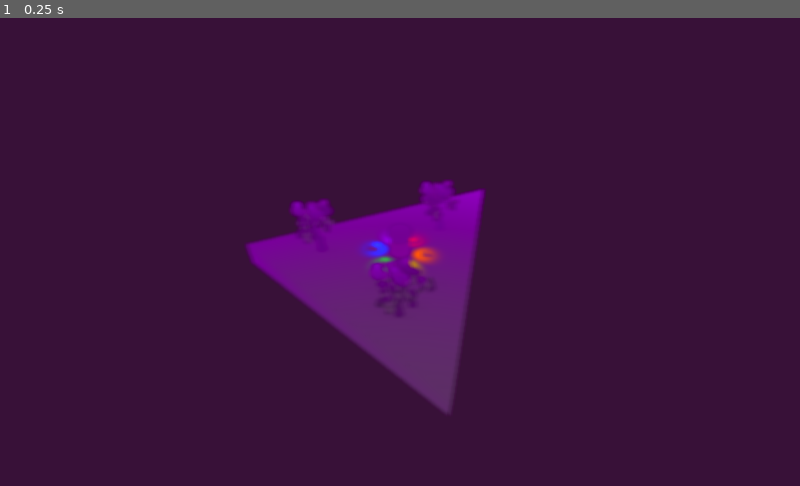
Above: before the commit, frame 1.
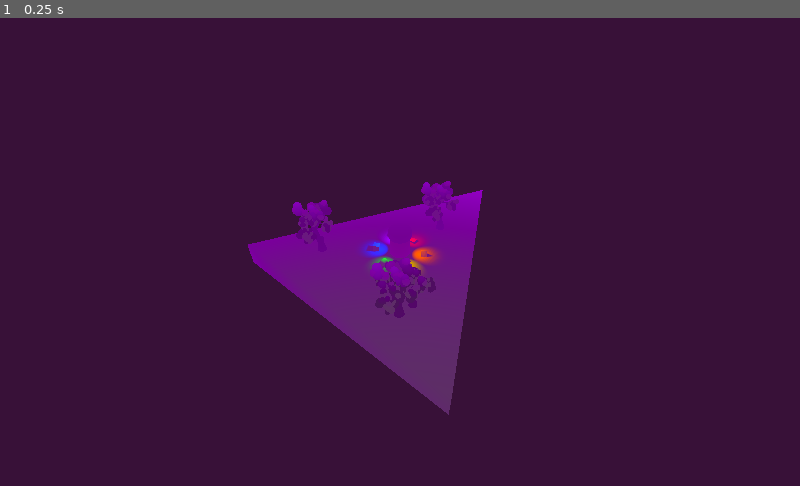
Above: after the commit, the same moment.

Repository: catpouch/navquest3d-unblinky
Game: Godot game, scene res://Main/Main.tscn
The game is run twice, just before and just after one commit, with the same random seed, the same clock (stepped at 60 frames per second) and the same inputs.
Inputs:
- Up to frame 1 (0.25 s): no input

The runs differ from the first frame. In frame 1, 0.6% of the frame differs, in the area x 30-61%, y 34-85%.

Commit message:
screenshots
took screenshots
they are very important

Diff:
--- a/Code/Main/Main.tscn
+++ b/Code/Main/Main.tscn
@@ -9,6 +9,7 @@
 
 [node name="Camera" type="Camera" parent="CameraPivot"]
 transform = Transform( 1, 0, 0, 0, 1, 0, 0, -2.98023e-08, 1, 7.62939e-06, 0, 119.938 )
+visible = false
 fov = 66.0
 far = 300.1
 
--- a/Code/Scenes/NavQuest.tscn
+++ b/Code/Scenes/NavQuest.tscn
@@ -21,11 +21,9 @@
 fog_height_curve = 0.933031
 tonemap_mode = 2
 auto_exposure_enabled = true
-ssao_enabled = true
 ssao_intensity = 13.7
 ssao_light_affect = 0.21
 ssao_color = Color( 0.0823529, 0, 0.0862745, 1 )
-dof_blur_far_enabled = true
 dof_blur_far_distance = 46.67
 dof_blur_far_transition = 15.0
 dof_blur_near_distance = 15.0
@@ -150,76 +148,76 @@
 mesh = SubResource( 9 )
 material/0 = SubResource( 4 )
 
+[node name="LightPivot" type="Spatial" parent="Primatives"]
+transform = Transform( 3.69355, 0, 0, 0, 1.25928, 0, 0, 0, 3.69355, 0, 11.2826, 0 )
+
+[node name="SpotLight" type="SpotLight" parent="Primatives/LightPivot"]
+transform = Transform( 0.270742, 0, 0, 0, -0.433592, 0.665282, 0, -0.226821, -0.147829, 0, -4.48861, 1.00003 )
+light_color = Color( 0.0117647, 0.207843, 0, 1 )
+shadow_enabled = true
+spot_range = 14.2284
+spot_attenuation = 1.68179
+spot_angle = 31.2
+
+[node name="LightPivot2" type="Spatial" parent="Primatives"]
+transform = Transform( 1.84678, 0, 3.19871, 0, 1.25928, 0, -3.19871, 0, 1.84678, 0, 11.2826, 0 )
+
+[node name="SpotLight" type="SpotLight" parent="Primatives/LightPivot2"]
+transform = Transform( 0.270742, 0, 0, 0, -0.433592, 0.665282, 0, -0.226821, -0.147829, 0, -4.48861, 1.00003 )
+light_color = Color( 0.290196, 0.278431, 0, 1 )
+shadow_enabled = true
+spot_range = 14.2284
+spot_attenuation = 1.68179
+spot_angle = 31.2
+
+[node name="LightPivot3" type="Spatial" parent="Primatives"]
+transform = Transform( -1.84678, 0, 3.19871, 0, 1.25928, 0, -3.19871, 0, -1.84678, 0, 11.2826, 0 )
+
+[node name="SpotLight" type="SpotLight" parent="Primatives/LightPivot3"]
+transform = Transform( 0.270742, -6.70552e-08, -4.47035e-08, 0, -0.433592, 0.665282, -8.19564e-08, -0.226821, -0.147829, 2.98023e-07, -4.48861, 1.00003 )
+light_color = Color( 0.309804, 0.211765, 0, 1 )
+shadow_enabled = true
+spot_range = 14.2284
+spot_attenuation = 1.68179
+spot_angle = 31.2
+
+[node name="LightPivot4" type="Spatial" parent="Primatives"]
+transform = Transform( -3.69355, 0, -3.229e-07, 0, 1.25928, 0, 3.229e-07, 0, -3.69355, 0, 11.2826, 0 )
+
+[node name="SpotLight" type="SpotLight" parent="Primatives/LightPivot4"]
+transform = Transform( 0.270742, 0, 0, 0, -0.433592, 0.665282, 0, -0.226821, -0.147829, 0, -4.48861, 1.00003 )
+light_color = Color( 0.176471, 0, 0, 1 )
+shadow_enabled = true
+spot_range = 14.2284
+spot_attenuation = 1.68179
+spot_angle = 31.2
+
+[node name="PurplePivot" type="Spatial" parent="Primatives"]
+transform = Transform( -1.84678, 0, -3.19871, 0, 1.25928, 0, 3.19871, 0, -1.84678, 0, 11.2826, 0 )
+
+[node name="SpotLight" type="SpotLight" parent="Primatives/PurplePivot"]
+transform = Transform( 0.270742, 0, 0, 0, -0.433592, 0.665282, 0, -0.226821, -0.147829, 0, -4.48861, 1.00003 )
+light_color = Color( 0.2, 0, 0.266667, 1 )
+shadow_enabled = true
+spot_range = 14.2284
+spot_attenuation = 1.68179
+spot_angle = 31.2
+
+[node name="LightPivot6" type="Spatial" parent="Primatives"]
+transform = Transform( 1.84678, 0, -3.19871, 0, 1.25928, 0, 3.19871, 0, 1.84678, 0, 11.2826, 0 )
+
+[node name="SpotLight" type="SpotLight" parent="Primatives/LightPivot6"]
+transform = Transform( 0.270742, 0, 0, 0, -0.433592, 0.665282, 0, -0.226821, -0.147829, 0, -4.48861, 1.00003 )
+light_color = Color( 0.196078, 0.239216, 0.396078, 1 )
+shadow_enabled = true
+spot_range = 14.2284
+spot_attenuation = 1.68179
+spot_angle = 31.2
+
 [node name="Top" type="MeshInstance" parent="Primatives"]
 transform = Transform( 3.69355, 0, 0, 0, 1.25928, 0, 0, 0, 3.69355, 0, 6.82816, 0 )
 mesh = SubResource( 6 )
-material/0 = SubResource( 14 )
-
-[node name="LightPivot" type="Spatial" parent="Primatives/Top"]
-transform = Transform( 1, 0, 0, 0, 1, 0, 0, 0, 1, 0, 3.53729, 0 )
-
-[node name="SpotLight" type="SpotLight" parent="Primatives/Top/LightPivot"]
-transform = Transform( 0.270742, 0, 0, 0, -0.433592, 0.665282, 0, -0.226821, -0.147829, 0, -4.48861, 1.00003 )
-light_color = Color( 0.0117647, 0.207843, 0, 1 )
-shadow_enabled = true
-spot_range = 14.2284
-spot_attenuation = 1.68179
-spot_angle = 31.2
-
-[node name="LightPivot2" type="Spatial" parent="Primatives/Top"]
-transform = Transform( 0.5, 0, 0.866025, 0, 1, 0, -0.866025, 0, 0.5, 0, 3.53729, 0 )
-
-[node name="SpotLight" type="SpotLight" parent="Primatives/Top/LightPivot2"]
-transform = Transform( 0.270742, 0, 0, 0, -0.433592, 0.665282, 0, -0.226821, -0.147829, 0, -4.48861, 1.00003 )
-light_color = Color( 0.290196, 0.278431, 0, 1 )
-shadow_enabled = true
-spot_range = 14.2284
-spot_attenuation = 1.68179
-spot_angle = 31.2
-
-[node name="LightPivot3" type="Spatial" parent="Primatives/Top"]
-transform = Transform( -0.5, 0, 0.866025, 0, 1, 0, -0.866025, 0, -0.5, 0, 3.53729, 0 )
-
-[node name="SpotLight" type="SpotLight" parent="Primatives/Top/LightPivot3"]
-transform = Transform( 0.270742, -6.70552e-08, -4.47035e-08, 0, -0.433592, 0.665282, -8.19564e-08, -0.226821, -0.147829, 2.98023e-07, -4.48861, 1.00003 )
-light_color = Color( 0.309804, 0.211765, 0, 1 )
-shadow_enabled = true
-spot_range = 14.2284
-spot_attenuation = 1.68179
-spot_angle = 31.2
-
-[node name="LightPivot4" type="Spatial" parent="Primatives/Top"]
-transform = Transform( -1, 0, -8.74228e-08, 0, 1, 0, 8.74228e-08, 0, -1, 0, 3.53729, 0 )
-
-[node name="SpotLight" type="SpotLight" parent="Primatives/Top/LightPivot4"]
-transform = Transform( 0.270742, 0, 0, 0, -0.433592, 0.665282, 0, -0.226821, -0.147829, 0, -4.48861, 1.00003 )
-light_color = Color( 0.176471, 0, 0, 1 )
-shadow_enabled = true
-spot_range = 14.2284
-spot_attenuation = 1.68179
-spot_angle = 31.2
-
-[node name="PurplePivot" type="Spatial" parent="Primatives/Top"]
-transform = Transform( -0.5, 0, -0.866025, 0, 1, 0, 0.866025, 0, -0.5, 0, 3.53729, 0 )
-
-[node name="SpotLight" type="SpotLight" parent="Primatives/Top/PurplePivot"]
-transform = Transform( 0.270742, 0, 0, 0, -0.433592, 0.665282, 0, -0.226821, -0.147829, 0, -4.48861, 1.00003 )
-light_color = Color( 0.2, 0, 0.266667, 1 )
-shadow_enabled = true
-spot_range = 14.2284
-spot_attenuation = 1.68179
-spot_angle = 31.2
-
-[node name="LightPivot6" type="Spatial" parent="Primatives/Top"]
-transform = Transform( 0.5, 0, -0.866025, 0, 1, 0, 0.866025, 0, 0.5, 0, 3.53729, 0 )
-
-[node name="SpotLight" type="SpotLight" parent="Primatives/Top/LightPivot6"]
-transform = Transform( 0.270742, 0, 0, 0, -0.433592, 0.665282, 0, -0.226821, -0.147829, 0, -4.48861, 1.00003 )
-light_color = Color( 0.196078, 0.239216, 0.396078, 1 )
-shadow_enabled = true
-spot_range = 14.2284
-spot_attenuation = 1.68179
-spot_angle = 31.2
+material/0 = SubResource( 10 )
 
 [node name="Tower" type="MeshInstance" parent="Primatives/Top"]
 transform = Transform( 0.881833, 0, 0, 0, 4.16667, 0, 0, 0, 0.881833, 0, -4.13265, 0 )
@@ -266,6 +264,6 @@
 material/0 = ExtResource( 1 )
 
 [node name="Top10" type="MeshInstance" parent="."]
-transform = Transform( 0.437481, 0, 0, 0, 0.437481, 0, 0, 0, 0.437481, 17.1005, 1.0084, 19.8689 )
+transform = Transform( 0.437481, 0, 0, 0, 0.437481, 0, 0, 0, 0.437481, 17.0277, 1.0084, 19.7829 )
 mesh = SubResource( 12 )
 material/0 = SubResource( 13 )
Not shown: 1 places in Code/Scenes/NavQuest.tscn that only renumber resources
Not shown, removed: Docs/Screenshot (246).png
Not shown, added: Docs/Screenshot 2021-07-28 175337.png
Not shown, added: Docs/Screenshot 2021-07-28 175529.png
Not shown, added: Docs/Screenshot 2021-07-28 175626.png
Not shown, added: Docs/Screenshot 2021-07-28 180233.png
Not shown, added: Docs/Screenshot 2021-07-28 180330.png
Not shown, added: Docs/Screenshot 2021-07-28 180439.png
Not shown, added: Docs/Screenshot 2021-07-28 180518.png
Not shown, added: Docs/Screenshot 2021-07-28 180557.png
Not shown, added: Docs/Screenshot 2021-07-28 180646.png
Not shown, added: Docs/Screenshot 2021-07-28 180804.png
